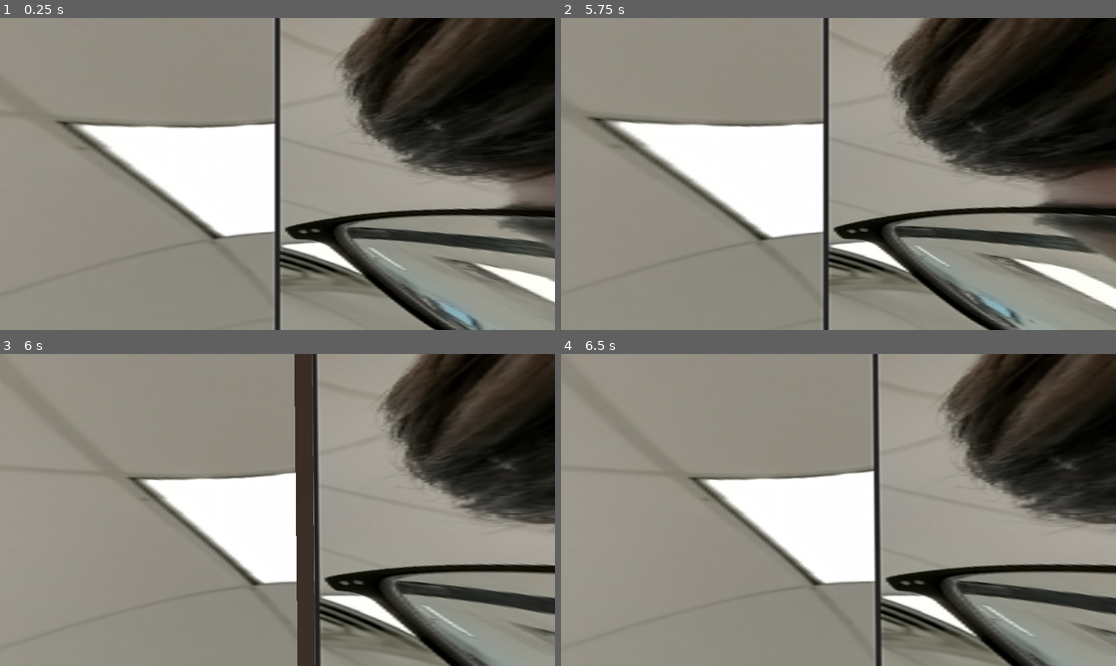
Above: before the commit, frames 1-4 (two rows, left to right).
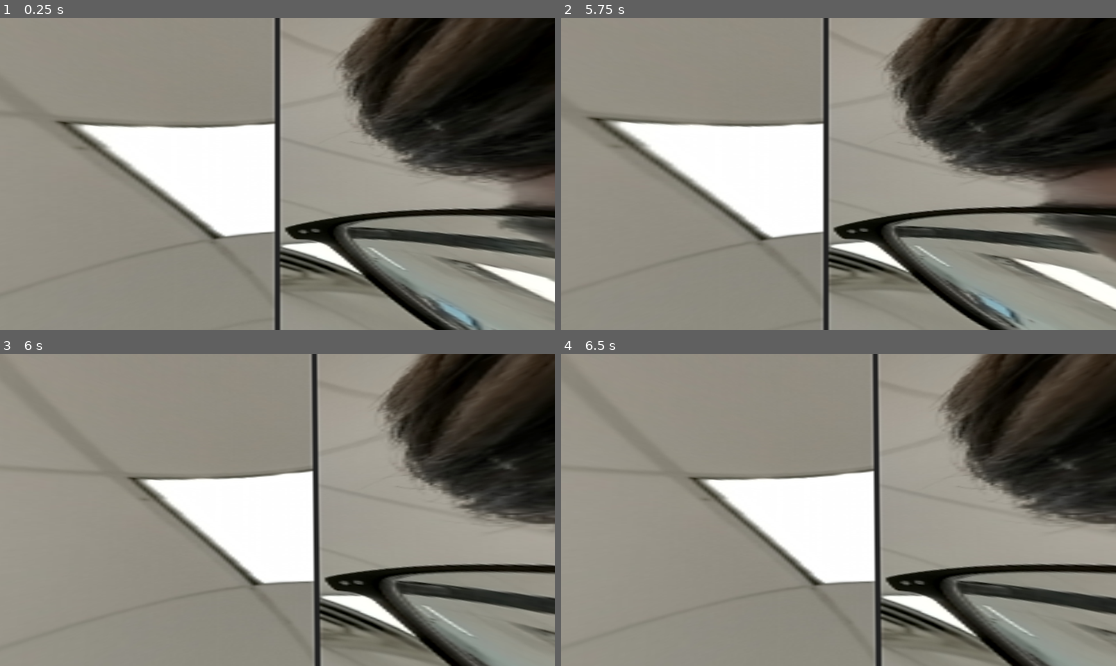
Above: after the commit, the same moments.

Repository: KobiWare/Feiler-File-Manager-2.0
Game: Godot game, scene res://scenes/main.tscn
Same seed, same stepped clock (60 frames per second), same inputs: the game is played once before the commit and once after it.
Inputs (mouse positions are in pixels of both pictures, inside the frame that each line leads up to):
- Up to frame 1 (0.25 s): no input
- Up to frame 2 (5.75 s): tap Enter (ui_accept) at 0.5, 0.77, 1.25, 1.52, 2, 2.75, 3.02, 3.5, 3.77, 4.25, 4.52 s; move the mouse to (866, 174) at 0.52 s; hold Up (ui_up) from 0.53 s (still down); tap Q at 0.6, 3.6 s; move the mouse to (810, 174) at 1.27 s; tap E at 1.35, 4.35 s; move the mouse to (849, 167) at 2.02 s; tap Shift at 2.1, 5.1 s; move the mouse to (832, 180) at 2.77 s; tap Alt at 2.85 s; move the mouse to (877, 177) at 3.52 s; move the mouse to (794, 170) at 4.27 s; move the mouse to (844, 174) at 5.02 s
- Up to frame 3 (6 s): move the mouse to (255, 503) at 5.77 s; release Up (ui_up) at 5.78 s; hold D (right) from 5.78 s (still down); tap Alt at 5.85 s
- Up to frame 4 (6.5 s): keep holding D (right); tap Enter (ui_accept) at 6.02 s

Frames 1-2 are identical in both runs. In frame 3, 3.2% of the frame differs, in the area x 53-57%, y 0-100%; in frame 4, nothing differs.
Error before the commit: Invalid access to property or key 'name' on a base object of type 'Nil'. (res://scripts/LabelLogic.gd:11)

Commit message:
FUNCTIONAL

Diff:
--- a/scenes/main.tscn
+++ b/scenes/main.tscn
@@ -1,10 +1,9 @@
-[gd_scene load_steps=11 format=3 uid="uid://htw5vf3ygj3t"]
+[gd_scene load_steps=10 format=3 uid="uid://htw5vf3ygj3t"]
 
 [ext_resource type="Script" path="res://scripts/movementAndRotation.gd" id="1_8ymtw"]
 [ext_resource type="Script" path="res://scripts/Directory.gd" id="1_eexaa"]
 [ext_resource type="Texture2D" uid="uid://muhcsmfrkmhe" path="res://assets/Annotation 2023-03-30 094236.png" id="3_8dri2"]
 [ext_resource type="Script" path="res://scripts/panosky.gd" id="4_0dy3o"]
-[ext_resource type="PackedScene" uid="uid://bb752on3eyhmg" path="res://scenes/file.tscn" id="5_n4v7p"]
 [ext_resource type="Script" path="res://scripts/filesDropdown.gd" id="5_pl2cs"]
 
 [sub_resource type="SphereShape3D" id="SphereShape3D_w8rvq"]
@@ -42,8 +41,6 @@
 offset_bottom = 458.0
 script = ExtResource("5_pl2cs")
 
-[node name="File" parent="." instance=ExtResource("5_n4v7p")]
-
 [connection signal="item_clicked" from="dropdown" to="dropdown" method="_on_item_clicked"]
 [connection signal="mouse_entered" from="dropdown" to="dropdown" method="_on_mouse_entered"]
 [connection signal="mouse_exited" from="dropdown" to="dropdown" method="_on_mouse_exited"]
--- a/scripts/Directory.gd
+++ b/scripts/Directory.gd
@@ -37,7 +37,7 @@
 
 # includes folders too
 var filesInDirectory = []
-var currentDirectory = "C:/"
+var currentDirectory = "C:/Users"
 
 # Updates filesInDirectory to be the files in the current directory
 func update_dir_contents(path):
@@ -63,8 +63,11 @@
 			file_name = dir.get_next()
 			var instance = scene.instantiate()
 			add_child(instance)
-			instance.position.x = i * 200
+			print("T:" + file_name)
+			instance.setPosition(Vector3(i * 2, 0, 0))
+			#instance.global_position = Vector3(i * 200, 0, 0)
 			instance.file = fileObject
+			i += 1
 	else:
 		print("An error occurred when trying to access the path.")
 
--- a/scripts/FileCollision.gd
+++ b/scripts/FileCollision.gd
@@ -12,6 +12,9 @@
 
 func setFile(file):
 	self.file = file
+
+func setPosition(pos):
+	global_position = pos
 
 func _init():
 	pass
--- a/scripts/LabelLogic.gd
+++ b/scripts/LabelLogic.gd
@@ -8,5 +8,6 @@
 
 # Called every frame. 'delta' is the elapsed time since the previous frame.
 func _process(delta):
-	text = get_parent().get_parent().file.name
+	if(get_parent().get_parent().file != null):
+		text = get_parent().get_parent().file.name
 	pass
